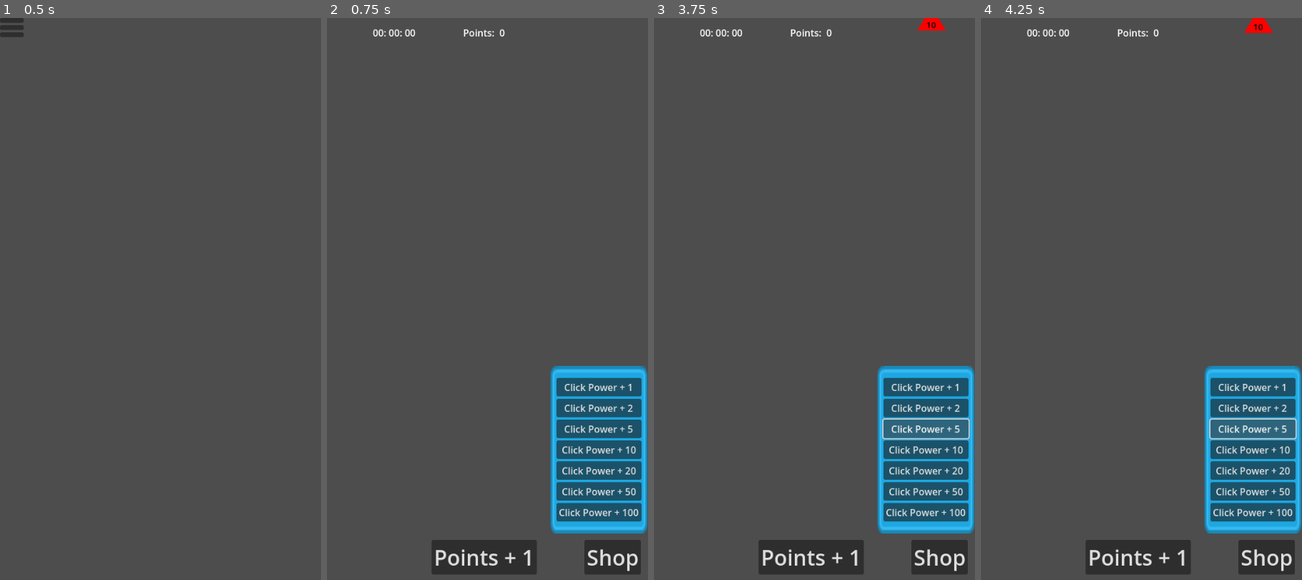
Above: before the commit, frames 1-4 (left to right).
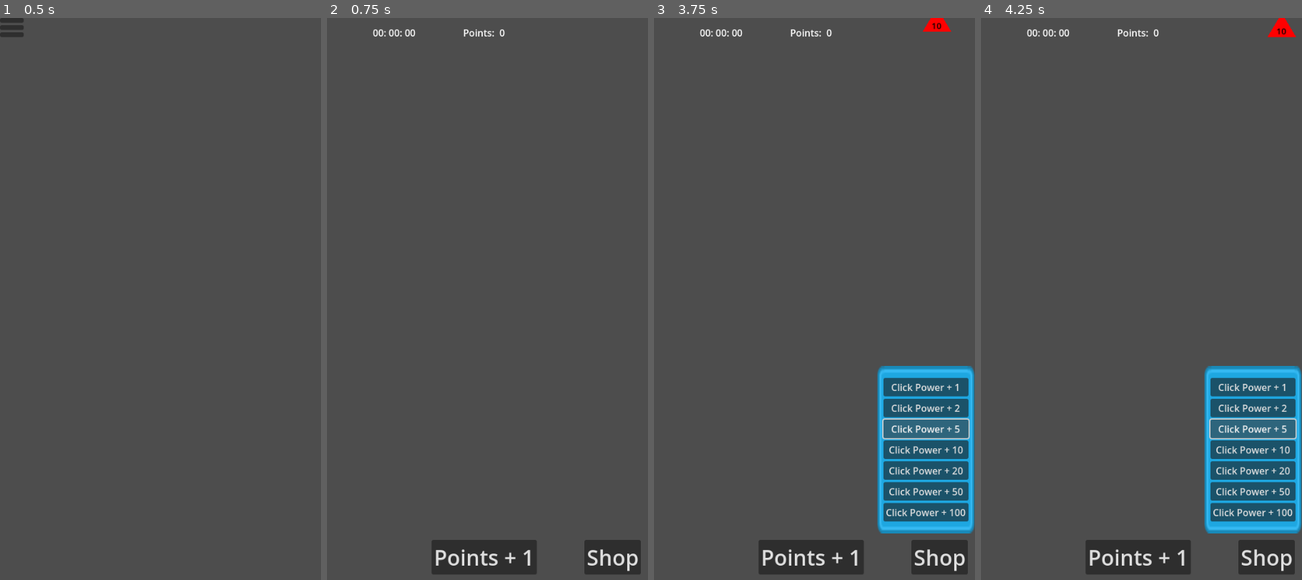
Above: after the commit, the same moments.

Repository: M0nk3yBrain/Clicker
Game: Godot game, scene res://Scenes/main_menu.tscn
The game is run twice, just before and just after one commit, with the same random seed, the same clock (stepped at 60 frames per second) and the same inputs. The project has no main scene, so this scene is started directly.
Inputs (mouse positions are in pixels of both pictures, inside the frame that each line leads up to):
- Up to frame 1 (0.5 s): no input
- Up to frame 2 (0.75 s): click (339, 18) at 0.5 s
- Up to frame 3 (3.75 s): click "Shop" at 1.25 s; click "Click Power + 1" at 2 s; click "Click Power + 2" at 2.75 s; click "Click Power + 5" at 3.5 s
- Up to frame 4 (4.25 s): no input

Frame 1 is identical in both runs. In frame 2, 9.0% of the frame differs, in the area x 69-100%, y 61-92%; in frame 3, 0.1%; in frame 4, 0.4%.

Commit message:
Added Sideways movement

Diff:
--- a/Scenes/barrier.tscn
+++ b/Scenes/barrier.tscn
@@ -1,10 +1,28 @@
-[gd_scene load_steps=2 format=3 uid="uid://0tvw2s7i20w2"]
+[gd_scene load_steps=4 format=3 uid="uid://0tvw2s7i20w2"]
+
+[ext_resource type="Script" path="res://Scripts/Wall.gd" id="1_ujpex"]
 
 [sub_resource type="RectangleShape2D" id="RectangleShape2D_mj8kp"]
 size = Vector2(608, 18)
 
-[node name="Barrier" type="Area2D"]
+[sub_resource type="RectangleShape2D" id="RectangleShape2D_36vpj"]
+size = Vector2(15, 973)
 
-[node name="CollisionShape2D" type="CollisionShape2D" parent="."]
+[node name="Barrier" type="Node2D"]
+
+[node name="Area2D" type="Area2D" parent="."]
+
+[node name="CollisionShape2D" type="CollisionShape2D" parent="Area2D"]
 position = Vector2(272, 968)
 shape = SubResource("RectangleShape2D_mj8kp")
+
+[node name="Wall" type="Area2D" parent="." groups=["Walls"]]
+script = ExtResource("1_ujpex")
+
+[node name="CollisionShape2D" type="CollisionShape2D" parent="Wall"]
+position = Vector2(-7.5, 486.5)
+shape = SubResource("RectangleShape2D_36vpj")
+
+[node name="CollisionShape2D2" type="CollisionShape2D" parent="Wall"]
+position = Vector2(547, 486.5)
+shape = SubResource("RectangleShape2D_36vpj")
--- a/Scenes/game.tscn
+++ b/Scenes/game.tscn
@@ -38,3 +38,4 @@
 [connection signal="update_score" from="Shop" to="Display" method="_on_game_buttons_points"]
 [connection signal="points" from="Game Buttons" to="." method="_on_game_buttons_points"]
 [connection signal="points" from="Game Buttons" to="Display" method="_on_game_buttons_points"]
+[connection signal="shop" from="Game Buttons" to="Shop" method="shop_visibility"]
--- a/Scenes/shapes/octogon.tscn
+++ b/Scenes/shapes/octogon.tscn
@@ -31,3 +31,5 @@
 label_settings = SubResource("LabelSettings_eripf")
 horizontal_alignment = 1
 vertical_alignment = 1
+
+[connection signal="area_entered" from="." to="." method="_on_area_entered"]
--- a/Scenes/shapes/square.tscn
+++ b/Scenes/shapes/square.tscn
@@ -32,3 +32,5 @@
 label_settings = ExtResource("2_a7ec4")
 horizontal_alignment = 1
 vertical_alignment = 1
+
+[connection signal="area_entered" from="." to="." method="_on_area_entered"]
--- a/Scenes/shapes/triangle.tscn
+++ b/Scenes/shapes/triangle.tscn
@@ -7,6 +7,7 @@
 
 [node name="Triangle" type="Area2D"]
 script = ExtResource("1_53ydp")
+side_movement = 1
 
 [node name="Polygon2D" type="Polygon2D" parent="."]
 polygon = PackedVector2Array(0, 0, -24, 40, 24, 40)
@@ -35,4 +36,4 @@
 horizontal_alignment = 1
 vertical_alignment = 1
 
-[connection signal="area_entered" from="." to="." method="_bounce"]
+[connection signal="area_entered" from="." to="." method="_on_area_entered"]
--- /dev/null
+++ b/Scripts/Wall.gd
@@ -0,0 +1,15 @@
+extends Area2D
+
+
+# Called when the node enters the scene tree for the first time.
+func _ready():
+	pass # Replace with function body.
+
+
+# Called every frame. 'delta' is the elapsed time since the previous frame.
+func _process(delta):
+	pass
+
+
+func _bounce(area):
+	pass # Replace with function body.
--- /dev/null
+++ b/Scripts/barrier.gd
@@ -0,0 +1,11 @@
+extends Node2D
+
+
+# Called when the node enters the scene tree for the first time.
+func _ready():
+	pass # Replace with function body.
+
+
+# Called every frame. 'delta' is the elapsed time since the previous frame.
+func _process(delta):
+	pass
--- a/Scripts/shapes.gd
+++ b/Scripts/shapes.gd
@@ -3,19 +3,18 @@
 @onready var label = $Label
 
 
-@export var speed = randf_range(.1, .5)
-@export var power = 10
+var speed = .3
+var power = 10
 @export var side_movement = 0
 
 
 # Called when the node enters the scene tree for the first time.
 func _ready():
 	label.text = "%s" % power
-	shape()
 
 
 # Called every frame. 'delta' is the elapsed time since the previous frame.
-func _process(_delta):
+func _physics_process(delta):
 	position += Vector2(side_movement, speed)
 
 
@@ -24,5 +23,6 @@
 		side_movement *= -1
 
 
-func shape():
-	pass
+func _on_area_entered(area):
+	if area.is_in_group("Walls"):
+		side_movement *= -1
--- a/Scripts/shop.gd
+++ b/Scripts/shop.gd
@@ -7,6 +7,18 @@
 
 
 @onready var points = get_parent().points
+@onready var shop_screen = $"."
+
+
+func _ready():
+	shop_screen.hide()
+
+
+func shop_visibility():
+	if shop_screen.is_visible():
+		shop_screen.hide()
+	else:
+		show()
 
 
 func cost_check(price, point_up):
--- a/Scripts/spawn_node.gd
+++ b/Scripts/spawn_node.gd
@@ -10,14 +10,18 @@
 var shape1 = preload("res://Scenes/shapes/triangle.tscn")
 var shape2 = preload("res://Scenes/shapes/square.tscn")
 var shape3 = preload("res://Scenes/shapes/octogon.tscn")
+var aqua = Color(0, 1, 1, 1) # Aqua
+var green = Color(0, 1, 0, 1) # Green
+var red = Color(1, 0, 0, 1) # Red
+var base_speed = 0
 var spawn_count = 0
 
 
 var _shapelist = [shape1, shape2, shape3]
 var _colors = [
-	Color(0, 1, 1, 1), # Aqua
-	Color(0, 1, 0, 1), # Green
-	Color(1, 0, 0, 1) # Red
+	aqua,
+	green,
+	red
 ]
 
 
@@ -38,9 +42,23 @@
 	var shape_instance = random_shape.instantiate() # Instantiate shape
 	var random_color = _colors[randi() % _colors.size()] # Choose random color.
 	var spawn_position = Vector2(randi_range(25, 512), -20) # Set spawn position for shape
+	var set_speed = speed_picker(random_color)
+
 	shape_instance.modulate = random_color # Applies the random color.
 	shape_instance.position = spawn_position # Sets spawn location to instance.
 	add_child(shape_instance)
+
+
+func speed_picker(color):
+	if color == aqua:
+		var speed = base_speed + .1
+		return speed
+	if color == green:
+		var speed = base_speed + .3
+		return speed
+	if color == red:
+		var speed = base_speed + .5
+		return speed
 
 
 func spawn_logic():
